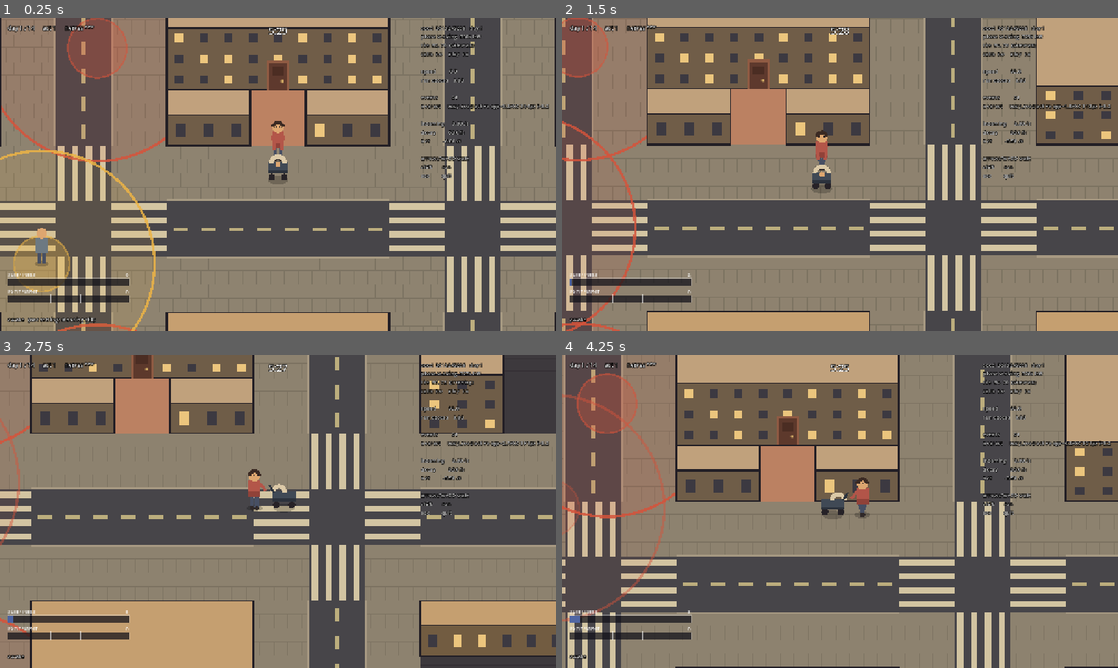
Above: before the commit, frames 1-4 (two rows, left to right).
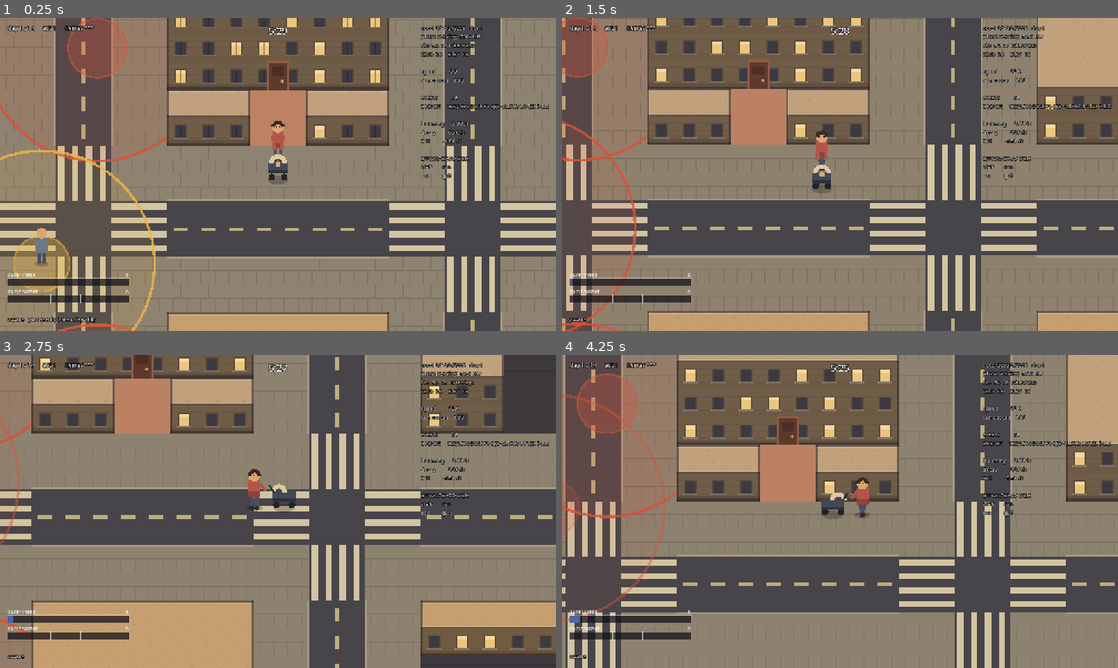
Above: after the commit, the same moments.

Repository: JosuaKrause/nappy
Game: Godot game, scene res://scenes/main.tscn
Same seed, same stepped clock (60 frames per second), same inputs: the game is played once before the commit and once after it.
Inputs:
- Up to frame 1 (0.25 s): no input
- Up to frame 2 (1.5 s): tap Enter (ui_accept) at 0.5, 0.77 s; hold Right (move_right) 0.53-1.28 s; hold E (interact) 0.53-1.28 s; hold Down (move_down) from 1.28 s (still down); tap Shift (run) at 1.35 s
- Up to frame 3 (2.75 s): tap Enter (ui_accept) at 1.52 s; release Down (move_down) at 2.03 s; hold Right (move_right) from 2.03 s (still down); hold E (interact) from 2.03 s (still down)
- Up to frame 4 (4.25 s): release Right (move_right) at 2.78 s; release E (interact) at 2.78 s; hold Up (move_up) 2.78-3.53 s; tap Shift (run) at 2.85 s; tap Enter (ui_accept) at 3.02, 3.77 s; hold Left (move_left) from 3.53 s (still down); hold E (interact) from 3.53 s (still down)

The runs differ from the first frame. In frame 1, 6.1% of the frame differs, in the area x 0-100%, y 0-100%; in frame 2, 6.7%; in frame 3, 4.9%; in frame 4, 8.2%, in the area x 20-100%, y 0-100%.

Commit message:
M12b: buildings are tiles, and heights are whole tiles
Second half of the asset pipeline's static half. building.gd's draw_rect wall,
roof, outline and window grid become eleven authored 32x32 SVGs assembled per
lot. As with M12a, the milestone is meant to end looking near-identical to what
it replaced — that is what makes it reviewable — and a side-by-side of seed 4242
before and after is exactly that, minus the windows now having frames and sills.

Heights had to be quantised to whole tiles. They were continuous floats
(randf_range clamped to 55% of lot depth), and a tiled facade cannot honour a
float height without stretching a tile. _HEIGHTS becomes _HEIGHT_TILES in whole
tiles per district. The clamp is better for it: "a roof always shows" used to be
approximate and is now exact, because the wall is capped at floor(depth * 0.55)
rows AND at depth - 1. That retires the M1 deferred item asking the generator to
enforce what roof_depth() was quietly clamping.

Two things were tried and dropped:

- Corner tiles for the roof parapet. With a roof that can be one row deep, a
  single row has to be its own north edge, south eaves and both sides at once,
  and the tile count explodes. Edge overlays composite instead: four tiles, each
  transparent apart from its own band, and a corner cell simply takes two.
- One asset set per roof colour. Fills are authored near-white and passed the
  variant colour as draw_texture's modulate, so six colours cost one asset.
  Windows are drawn after and unmodulated, because a lit window is the same warm
  colour whatever the building is painted.

No TileSet for buildings: a TileMapLayer would flatten every lot into one layer
and lose both the per-lot colour and the per-building y-sort against the player.
Building._draw() assembling its own cells keeps one node per lot.

check.sh OK, test.sh 2649 checks 0 failures, and shots taken at street level and
overview against the same seed on main.

Co-Authored-By: Claude Opus 5 <noreply@anthropic.com>
Claude-Session: https://claude.ai/code/session_019UGizjHJZenDseJeEiANZV

Diff:
--- /dev/null
+++ b/assets/buildings/roof.svg
@@ -0,0 +1,11 @@
+<!-- Roof fill: flat felt-and-gravel. Near-white for the same reason as wall.svg. -->
+<svg xmlns="http://www.w3.org/2000/svg" width="32" height="32" viewBox="0 0 32 32" shape-rendering="crispEdges">
+  <rect x="0" y="0" width="32" height="32" fill="#ffffff"/>
+  <rect x="3" y="5" width="2" height="2" fill="#f4f2ef"/>
+  <rect x="18" y="2" width="2" height="2" fill="#f4f2ef"/>
+  <rect x="25" y="12" width="2" height="2" fill="#f4f2ef"/>
+  <rect x="9" y="19" width="2" height="2" fill="#f4f2ef"/>
+  <rect x="21" y="26" width="2" height="2" fill="#f4f2ef"/>
+  <rect x="13" y="10" width="1" height="1" fill="#f4f2ef"/>
+  <rect x="29" y="22" width="1" height="1" fill="#f4f2ef"/>
+</svg>
--- /dev/null
+++ b/assets/buildings/roof_edge_e.svg
@@ -0,0 +1,5 @@
+<!-- Parapet along the roof's east edge. -->
+<svg xmlns="http://www.w3.org/2000/svg" width="32" height="32" viewBox="0 0 32 32" shape-rendering="crispEdges">
+  <rect x="29" y="0" width="1" height="32" fill="#ffffff" fill-opacity="0.14"/>
+  <rect x="30" y="0" width="2" height="32" fill="#221f28" fill-opacity="0.55"/>
+</svg>
--- /dev/null
+++ b/assets/buildings/roof_edge_n.svg
@@ -0,0 +1,5 @@
+<!-- Parapet along the roof's north edge. -->
+<svg xmlns="http://www.w3.org/2000/svg" width="32" height="32" viewBox="0 0 32 32" shape-rendering="crispEdges">
+  <rect x="0" y="0" width="32" height="2" fill="#221f28" fill-opacity="0.55"/>
+  <rect x="0" y="2" width="32" height="1" fill="#ffffff" fill-opacity="0.18"/>
+</svg>
--- /dev/null
+++ b/assets/buildings/roof_edge_s.svg
@@ -0,0 +1,5 @@
+<!-- The eaves line, where the roof meets the top of the front wall. -->
+<svg xmlns="http://www.w3.org/2000/svg" width="32" height="32" viewBox="0 0 32 32" shape-rendering="crispEdges">
+  <rect x="0" y="29" width="32" height="1" fill="#ffffff" fill-opacity="0.16"/>
+  <rect x="0" y="30" width="32" height="2" fill="#221f28" fill-opacity="0.6"/>
+</svg>
--- /dev/null
+++ b/assets/buildings/roof_edge_w.svg
@@ -0,0 +1,5 @@
+<!-- Parapet along the roof's west edge. -->
+<svg xmlns="http://www.w3.org/2000/svg" width="32" height="32" viewBox="0 0 32 32" shape-rendering="crispEdges">
+  <rect x="0" y="0" width="2" height="32" fill="#221f28" fill-opacity="0.55"/>
+  <rect x="2" y="0" width="1" height="32" fill="#ffffff" fill-opacity="0.18"/>
+</svg>
--- /dev/null
+++ b/assets/buildings/wall.svg
@@ -0,0 +1,10 @@
+<!-- Facade fill. Authored near-white so the per-variant wall colour can be multiplied
+     over it; the detail here is only the courses that break up a flat face. -->
+<svg xmlns="http://www.w3.org/2000/svg" width="32" height="32" viewBox="0 0 32 32" shape-rendering="crispEdges">
+  <rect x="0" y="0" width="32" height="32" fill="#ffffff"/>
+  <rect x="0" y="7" width="32" height="1" fill="#f0eeeb"/>
+  <rect x="0" y="15" width="32" height="1" fill="#f0eeeb"/>
+  <rect x="0" y="23" width="32" height="1" fill="#f0eeeb"/>
+  <rect x="0" y="31" width="32" height="1" fill="#f0eeeb"/>
+  <rect x="0" y="24" width="32" height="8" fill="#f8f6f4"/>
+</svg>
--- /dev/null
+++ b/assets/buildings/wall_base.svg
@@ -0,0 +1,5 @@
+<!-- Plinth: the wall's ground line, and the contact shadow that sits it on the pavement. -->
+<svg xmlns="http://www.w3.org/2000/svg" width="32" height="32" viewBox="0 0 32 32" shape-rendering="crispEdges">
+  <rect x="0" y="26" width="32" height="3" fill="#221f28" fill-opacity="0.18"/>
+  <rect x="0" y="29" width="32" height="3" fill="#221f28" fill-opacity="0.55"/>
+</svg>
--- /dev/null
+++ b/assets/buildings/wall_edge_e.svg
@@ -0,0 +1,4 @@
+<!-- The building's east corner. -->
+<svg xmlns="http://www.w3.org/2000/svg" width="32" height="32" viewBox="0 0 32 32" shape-rendering="crispEdges">
+  <rect x="30" y="0" width="2" height="32" fill="#221f28" fill-opacity="0.45"/>
+</svg>
--- /dev/null
+++ b/assets/buildings/wall_edge_w.svg
@@ -0,0 +1,4 @@
+<!-- The building's west corner: the old outline, as art. -->
+<svg xmlns="http://www.w3.org/2000/svg" width="32" height="32" viewBox="0 0 32 32" shape-rendering="crispEdges">
+  <rect x="0" y="0" width="2" height="32" fill="#221f28" fill-opacity="0.45"/>
+</svg>
--- /dev/null
+++ b/assets/buildings/window_dark.svg
@@ -0,0 +1,8 @@
+<!-- An unlit window. Not modulated by the building colour: glass is glass whatever the
+     wall is painted. -->
+<svg xmlns="http://www.w3.org/2000/svg" width="32" height="32" viewBox="0 0 32 32" shape-rendering="crispEdges">
+  <rect x="9" y="8" width="14" height="17" fill="#221f28" fill-opacity="0.32"/>
+  <rect x="10" y="9" width="12" height="14" fill="#3b3a46"/>
+  <rect x="15" y="9" width="1" height="14" fill="#221f28" fill-opacity="0.5"/>
+  <rect x="8" y="23" width="16" height="2" fill="#ffffff" fill-opacity="0.22"/>
+</svg>
--- /dev/null
+++ b/assets/buildings/window_lit.svg
@@ -0,0 +1,8 @@
+<!-- A lit window. -->
+<svg xmlns="http://www.w3.org/2000/svg" width="32" height="32" viewBox="0 0 32 32" shape-rendering="crispEdges">
+  <rect x="9" y="8" width="14" height="17" fill="#221f28" fill-opacity="0.32"/>
+  <rect x="10" y="9" width="12" height="14" fill="#e8c887"/>
+  <rect x="10" y="9" width="12" height="4" fill="#f3dbab"/>
+  <rect x="15" y="9" width="1" height="14" fill="#a9895a"/>
+  <rect x="8" y="23" width="16" height="2" fill="#ffffff" fill-opacity="0.28"/>
+</svg>
--- a/src/city/building.gd
+++ b/src/city/building.gd
@@ -1,6 +1,6 @@
 class_name Building
 extends StaticBody2D
-## A 2.5D extruded block.
+## A 2.5D extruded block, assembled from 32px facade and roof tiles.
 ##
 ## The node origin is the SOUTH edge centre of the lot, so y-sorting against the player
 ## uses the same ground plane the collision does. The lot spans local y in [-depth, 0].
@@ -14,6 +14,32 @@
 ##                 ├──────────┤
 ##                 │          │  wall   y = -height .. 0
 ##   origin (0,0)  └──────────┘
+##
+## Both bands are whole tiles. Heights used to be continuous floats, which meant a facade
+## tile had to be stretched to fit; snapping to the tile grid is what lets the art be
+## authored art. It also makes the old "a roof always shows" clamp exact rather than
+## approximate — see `wall_tiles()`.
+##
+## Fills are authored near-white and multiplied by the variant's colour; edges, plinth and
+## windows are overlays drawn at full colour on top. That is why a corner cell needs no
+## dedicated corner tile: it simply takes two edge overlays and the parapet turns.
+
+const TILE := float(Tuning.TILE_SIZE)
+
+const WALL := preload("res://assets/buildings/wall.svg")
+const WALL_BASE := preload("res://assets/buildings/wall_base.svg")
+const WALL_EDGE_W := preload("res://assets/buildings/wall_edge_w.svg")
+const WALL_EDGE_E := preload("res://assets/buildings/wall_edge_e.svg")
+const ROOF := preload("res://assets/buildings/roof.svg")
+const ROOF_EDGE_N := preload("res://assets/buildings/roof_edge_n.svg")
+const ROOF_EDGE_S := preload("res://assets/buildings/roof_edge_s.svg")
+const ROOF_EDGE_W := preload("res://assets/buildings/roof_edge_w.svg")
+const ROOF_EDGE_E := preload("res://assets/buildings/roof_edge_e.svg")
+const WINDOW_DARK := preload("res://assets/buildings/window_dark.svg")
+const WINDOW_LIT := preload("res://assets/buildings/window_lit.svg")
+
+## Share of the wall cells that are lit at all. Fixed at build time, never per frame.
+const LIT_WINDOW_CHANCE := 0.28
 
 ## Lot size in px: x = width, y = depth (how far north it extends).
 @export var footprint := Vector2(96.0, 96.0):
@@ -21,8 +47,9 @@
 		footprint = value
 		_rebuild()
 
-## Extruded height. Must stay below `footprint.y`, or there is no roof left to draw.
-@export var height := 44.0:
+## Requested extruded height in px. Snapped down to whole tiles, and always left at least
+## one tile of roof unless the lot is a single tile deep.
+@export var height := 64.0:
 	set(value):
 		height = value
 		_rebuild()
@@ -34,6 +61,7 @@
 		_rebuild()
 
 var _collision: CollisionShape2D
+## One entry per wall cell, row-major from the ground up: true where the light is on.
 var _windows: Array[bool] = []
 
 func _ready() -> void:
@@ -52,52 +80,75 @@
 	_build_windows()
 	queue_redraw()
 
-## Depth of the visible roof once the wall has taken its share of the lot.
+# ------------------------------------------------------------------- layout ---
+
+## Lot width in whole tiles.
+func columns() -> int:
+	return maxi(1, roundi(footprint.x / TILE))
+
+## Lot depth in whole tiles.
+func rows() -> int:
+	return maxi(1, roundi(footprint.y / TILE))
+
+## Rows of front wall. A one-tile sliver is all wall and no roof — anything else would have
+## to overhang the lot behind it, and the whole point of the layout is that it never does.
+func wall_tiles() -> int:
+	return clampi(roundi(height / TILE), 1, maxi(1, rows() - 1))
+
+## Rows of visible roof once the wall has taken its share of the lot.
+func roof_tiles() -> int:
+	return rows() - wall_tiles()
+
+## Depth of the visible roof in px.
 func roof_depth() -> float:
-	return maxf(footprint.y - height, 4.0)
+	return roof_tiles() * TILE
 
 ## Window lighting is fixed at build time, not rolled per frame, or the city would flicker.
 func _build_windows() -> void:
 	var rng := RandomNumberGenerator.new()
 	rng.seed = hash("%d:%d:%d" % [variant, int(global_position.x), int(global_position.y)])
 	_windows.clear()
-	for i in _window_columns() * _window_rows():
-		_windows.append(rng.randf() < 0.28)
-
-func _window_columns() -> int:
-	return maxi(1, int(footprint.x / 26.0))
-
-func _window_rows() -> int:
-	return maxi(1, int(height / 20.0))
+	for i in columns() * wall_tiles():
+		_windows.append(rng.randf() < LIT_WINDOW_CHANCE)
 
 # ------------------------------------------------------------------ drawing ---
 
 func _draw() -> void:
-	var w := footprint.x * 0.5
-	var roof := roof_depth()
+	var cols := columns()
+	var wall_rows := wall_tiles()
+	var roof_rows := roof_tiles()
+	var wall_colour := Palette.building_wall(variant)
+	var roof_colour := Palette.building_roof(variant)
 
-	draw_rect(Rect2(Vector2(-w, -height), Vector2(footprint.x, height)),
-			Palette.building_wall(variant))
-	_draw_windows(w)
-	draw_rect(Rect2(Vector2(-w, -height - roof), Vector2(footprint.x, roof)),
-			Palette.building_roof(variant))
+	for row in wall_rows:
+		for col in cols:
+			var at := _cell(col, row)
+			draw_texture(WALL, at, wall_colour)
+			var index := row * cols + col
+			draw_texture(WINDOW_LIT if _windows[index] else WINDOW_DARK, at)
+			if col == 0:
+				draw_texture(WALL_EDGE_W, at)
+			if col == cols - 1:
+				draw_texture(WALL_EDGE_E, at)
+			if row == 0:
+				draw_texture(WALL_BASE, at)
+			# With no roof at all, the parapet is what stops the wall.
+			if roof_rows == 0 and row == wall_rows - 1:
+				draw_texture(ROOF_EDGE_N, at)
 
-	# Outline the roof and the wall separately so the eaves line reads as an edge.
-	draw_rect(Rect2(Vector2(-w, -height - roof), Vector2(footprint.x, roof)),
-			Palette.OUTLINE, false, 1.5)
-	draw_rect(Rect2(Vector2(-w, -height), Vector2(footprint.x, height)),
-			Palette.OUTLINE, false, 1.5)
+	for row in roof_rows:
+		for col in cols:
+			var at := _cell(col, wall_rows + row)
+			draw_texture(ROOF, at, roof_colour)
+			if row == 0:
+				draw_texture(ROOF_EDGE_S, at)
+			if row == roof_rows - 1:
+				draw_texture(ROOF_EDGE_N, at)
+			if col == 0:
+				draw_texture(ROOF_EDGE_W, at)
+			if col == cols - 1:
+				draw_texture(ROOF_EDGE_E, at)
 
-func _draw_windows(half_width: float) -> void:
-	var cols := _window_columns()
-	var rows := _window_rows()
-	var cell := Vector2(footprint.x / cols, height / rows)
-	var size := Vector2(cell.x * 0.34, cell.y * 0.42)
-	for row in rows:
-		for col in cols:
-			var index := row * cols + col
-			var lit: bool = _windows[index] if index < _windows.size() else false
-			var at := Vector2(
-				-half_width + cell.x * (col + 0.5) - size.x * 0.5,
-				-height + cell.y * (row + 0.5) - size.y * 0.5)
-			draw_rect(Rect2(at, size), Palette.WINDOW_LIT if lit else Palette.WINDOW_DARK)
+## Top-left corner of a cell, counting rows northward from the ground line.
+func _cell(col: int, row: int) -> Vector2:
+	return Vector2(-columns() * TILE * 0.5 + col * TILE, -(row + 1) * TILE)
--- a/src/city/city.gd
+++ b/src/city/city.gd
@@ -6,13 +6,15 @@
 ## Ground is drawn by this node itself, so it lands behind the y-sorted `Entities` child
 ## without needing a z_index fight.
 
-## Height range per district, in px. Clamped against the lot depth so a roof always shows.
-const _HEIGHTS := {
-	GameEnums.District.RESIDENTIAL: Vector2(48.0, 80.0),
-	GameEnums.District.COMMERCIAL: Vector2(58.0, 96.0),
-	GameEnums.District.INDUSTRIAL: Vector2(34.0, 54.0),
-	GameEnums.District.CIVIC: Vector2(88.0, 124.0),
-	GameEnums.District.PARK: Vector2(40.0, 40.0),
+## Wall height per district, in whole tiles. Heights are quantised because the facade is
+## assembled from 32px tiles now; a float height would mean a stretched tile. Clamped
+## against the lot depth so a roof always shows.
+const _HEIGHT_TILES := {
+	GameEnums.District.RESIDENTIAL: Vector2i(2, 3),
+	GameEnums.District.COMMERCIAL: Vector2i(2, 3),
+	GameEnums.District.INDUSTRIAL: Vector2i(1, 2),
+	GameEnums.District.CIVIC: Vector2i(3, 4),
+	GameEnums.District.PARK: Vector2i(1, 1),
 }
 ## A building never takes more than this share of its lot depth, so a roof remains.
 const MAX_HEIGHT_FRACTION := 0.55
@@ -98,7 +100,7 @@
 		building.position = Vector2(world.get_center().x, world.end.y)
 		building.footprint = world.size
 		building.variant = _variant_for(rect)
-		building.height = _height_for(rect, world.size.y)
+		building.height = _height_for(rect, rect.size.y)
 		_entities.add_child(building)
 
 func _district_of(rect: Rect2i) -> GameEnums.District:
@@ -108,14 +110,17 @@
 func _variant_for(rect: Rect2i) -> int:
 	return absi(hash("%d:%d:%d" % [map.seed_used, rect.position.x, rect.position.y]))
 
-func _height_for(rect: Rect2i, lot_depth: float) -> float:
-	var range_px: Vector2 = _HEIGHTS[_district_of(rect)]
+func _height_for(rect: Rect2i, lot_depth_tiles: int) -> float:
+	var range_tiles: Vector2i = _HEIGHT_TILES[_district_of(rect)]
 	var rng := RandomNumberGenerator.new()
 	rng.seed = hash("h:%d:%d:%d" % [map.seed_used, rect.position.x, rect.position.y])
-	var height := rng.randf_range(range_px.x, range_px.y)
+	var tiles := rng.randi_range(range_tiles.x, range_tiles.y)
 	# Slivers left beside an alley or a plaza are shallow lots; cap them to a low wall
-	# rather than letting the extrusion swallow the whole roof.
-	return minf(height, lot_depth * MAX_HEIGHT_FRACTION)
+	# rather than letting the extrusion swallow the whole roof. A one-tile sliver is all
+	# wall, which is the one case where there is no roof to protect.
+	var cap := maxi(1, mini(lot_depth_tiles - 1,
+			floori(lot_depth_tiles * MAX_HEIGHT_FRACTION)))
+	return mini(tiles, cap) * float(Tuning.TILE_SIZE)
 
 func _spawn_park_props() -> void:
 	var rng := RandomNumberGenerator.new()
Not shown, added: assets/buildings/roof.svg.import
Not shown, added: assets/buildings/roof_edge_e.svg.import
Not shown, added: assets/buildings/roof_edge_n.svg.import
Not shown, added: assets/buildings/roof_edge_s.svg.import
Not shown, added: assets/buildings/roof_edge_w.svg.import
Not shown, added: assets/buildings/wall.svg.import
Not shown, added: assets/buildings/wall_base.svg.import
Not shown, added: assets/buildings/wall_edge_e.svg.import
Not shown, added: assets/buildings/wall_edge_w.svg.import
Not shown, added: assets/buildings/window_dark.svg.import
Not shown, added: assets/buildings/window_lit.svg.import
Not shown, changed: docs/ARCHITECTURE.md
(and 3 more such lines)
